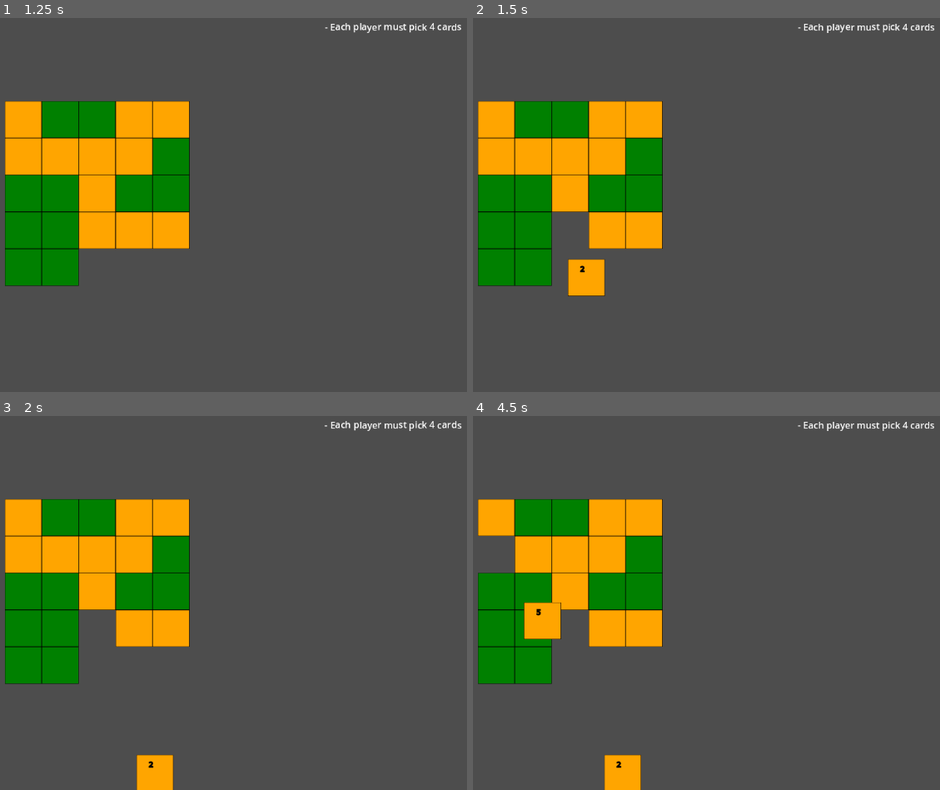
Above: before the commit, frames 1-4 (two rows, left to right).
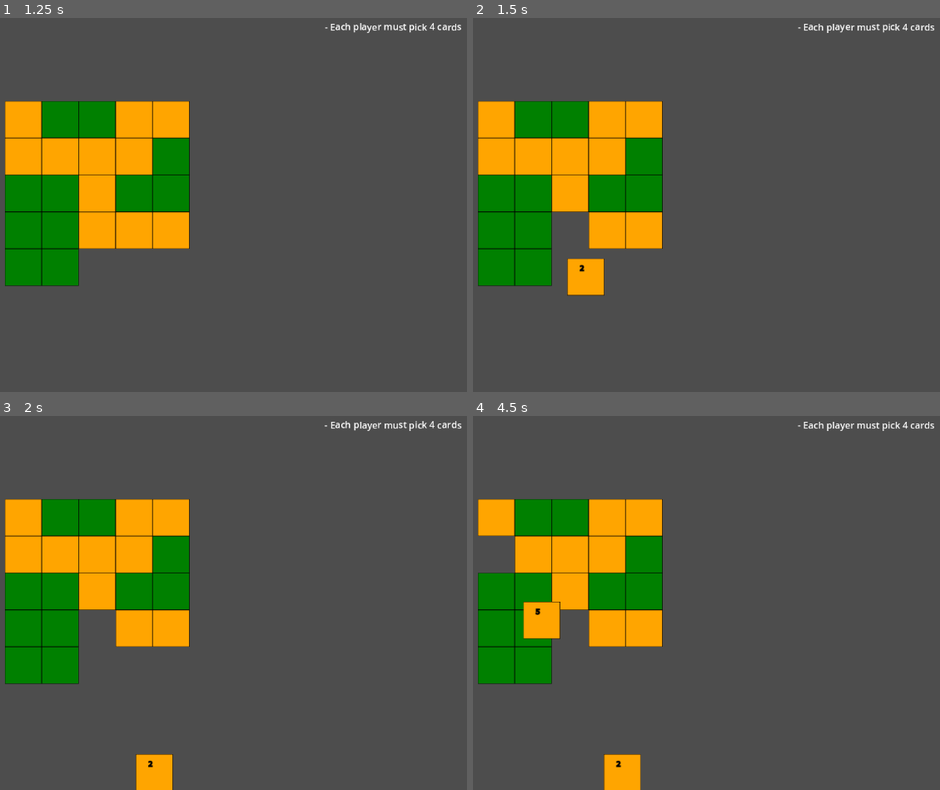
Above: after the commit, the same moments.

Repository: gturri/godot-coda
Game: Godot game, scene res://board.tscn
Same seed, same stepped clock (60 frames per second), same inputs: the game is played once before the commit and once after it. This scene is started directly instead of the project's main scene.
Inputs (mouse positions are in pixels of both pictures, inside the frame that each line leads up to):
- Up to frame 1 (1.25 s): move the mouse to (434, 205) at 0.52 s; press the mouse at (434, 205) at 0.53 s
- Up to frame 2 (1.5 s): move the mouse to (552, 223) at 1.27 s; release the mouse at (552, 223) at 1.28 s; click (552, 223) at 1.35 s
- Up to frame 3 (2 s): no input
- Up to frame 4 (4.5 s): move the mouse to (753, 520) at 2.02 s; press the mouse at (753, 520) at 2.03 s; move the mouse to (650, 677) at 2.77 s; release the mouse at (650, 677) at 2.78 s; click (650, 677) at 2.85 s; tap Enter at 3.5 s; move the mouse to (883, 659) at 3.52 s; press the mouse at (883, 659) at 3.53 s; tap Space at 4.25 s; move the mouse to (487, 546) at 4.27 s; release the mouse at (487, 546) at 4.28 s; click (487, 546) at 4.35 s

Frame 1 is identical in both runs. In frame 2, 0.2% of the frame differs, in the area x 20-29%, y 64-75%; in frame 3, 0.1%; in frame 4, 0.2%, in the area x 10-37%, y 49-100%.

Commit message:
Fix cards selection

Diff:
--- /dev/null
+++ b/CardInPlayerHand.gd
@@ -0,0 +1,9 @@
+extends Area2D
+
+signal selectedCard(card: Card)
+
+var card: Card
+
+func _input_event(_viewport, event, _shape_idx):
+	if event.is_action_pressed("select_card"):
+		selectedCard.emit(card)
--- /dev/null
+++ b/CardInPlayerHand.tscn
@@ -0,0 +1,19 @@
+[gd_scene load_steps=3 format=3 uid="uid://dwv77q82becke"]
+
+[ext_resource type="Script" path="res://CardInPlayerHand.gd" id="1_fkqoq"]
+
+[sub_resource type="RectangleShape2D" id="RectangleShape2D_epj7n"]
+size = Vector2(64, 64)
+
+[node name="CardInPlayerHand" type="Area2D"]
+script = ExtResource("1_fkqoq")
+
+[node name="CollisionShape2D" type="CollisionShape2D" parent="."]
+position = Vector2(32, 32)
+shape = SubResource("RectangleShape2D_epj7n")
+
+[node name="TextureRect" type="TextureRect" parent="."]
+offset_left = -1.0
+offset_top = -1.0
+offset_right = 39.0
+offset_bottom = 39.0
--- a/PlayerHand.gd
+++ b/PlayerHand.gd
@@ -8,8 +8,10 @@
 
 var cardsToTextures := {}
 var cardsToOverlay := {}
+var cardsToId := {}
 var opponentSelectedCardIndex
 @export var transitionDurationInSecond :float = 0.5
+var cardInPlayerHandScene = preload("res://CardInPlayerHand.tscn")
 
 @rpc("any_peer", "call_remote", "reliable")
 func add_card_remotely(serializedCard: String, initialPositionOnTheBoard) -> void:
@@ -38,12 +40,15 @@
 	currentCardTextureRect.queue_free()
 
 func paint(initialPositionNewCard: Vector2) -> void:
+	cardsToId.clear()
 	for i in cards.size():
 		var card = cards[i]
+		cardsToId[card] = i
 		var cardPosition = __cardId_to_position(i)
 		var cardTextureRect = cardsToTextures.get(card)
 		if not cardTextureRect:
 			cardTextureRect = get_card_textureRect(card)
+			cardTextureRect.card = card
 			cardsToTextures[card] = cardTextureRect
 			cardTextureRect.position = initialPositionNewCard
 			add_child(cardTextureRect)
@@ -65,12 +70,13 @@
 				var overlayTween = get_tree().create_tween()
 				overlayTween.tween_property(overlay, "position", cardPosition, transitionDurationInSecond)
 
-func get_card_textureRect(card: Card) -> TextureRect: # TODO: duplicated with method in Available_Tiles
-	var rect := TextureRect.new()
+func get_card_textureRect(card: Card):
+	var rect := cardInPlayerHandScene.instantiate()
+	rect.selectedCard.connect(card_selected)
 	var source: TileSetAtlasSource = get_tileset().get_source(sourceId)
 	var textureRegion: Rect2i = source.get_tile_texture_region(Vector2i(card.value, 2*card.color + (0 if isCurrentPlayer or card.isVisible else 1)))
 	var tileImage: Image = source.texture.get_image().get_region(textureRegion)
-	rect.set_texture(ImageTexture.create_from_image(tileImage))
+	rect.get_node("TextureRect").set_texture(ImageTexture.create_from_image(tileImage))
 	return rect
 
 func create_overlay() -> TextureRect:
@@ -97,13 +103,5 @@
 		cardsToOverlay.erase(opponentSelectedCardIndex)
 	opponentSelectedCardIndex = null
 
-func _input(event):
-	if event.is_action_pressed("select_card"):
-		var click_pos: Vector2 = get_global_mouse_position()
-		var cell_pos: Vector2i = local_to_map(click_pos-position)
-		if cell_pos.y != 0:
-			return
-		var card_id: int = cell_pos.x
-		if card_id < 0 or card_id >= cards.size():
-			return
-		selectedCard.emit(card_id)
+func card_selected(card: Card):
+	selectedCard.emit(cardsToId[card])
